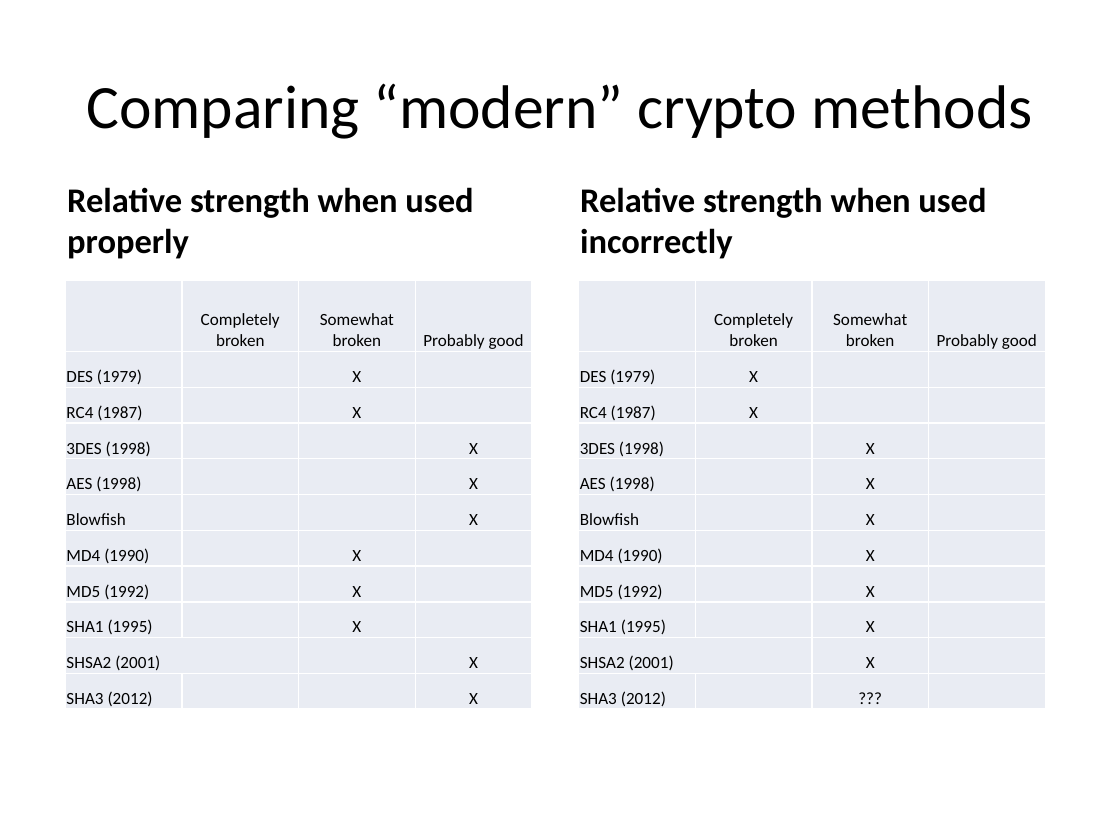
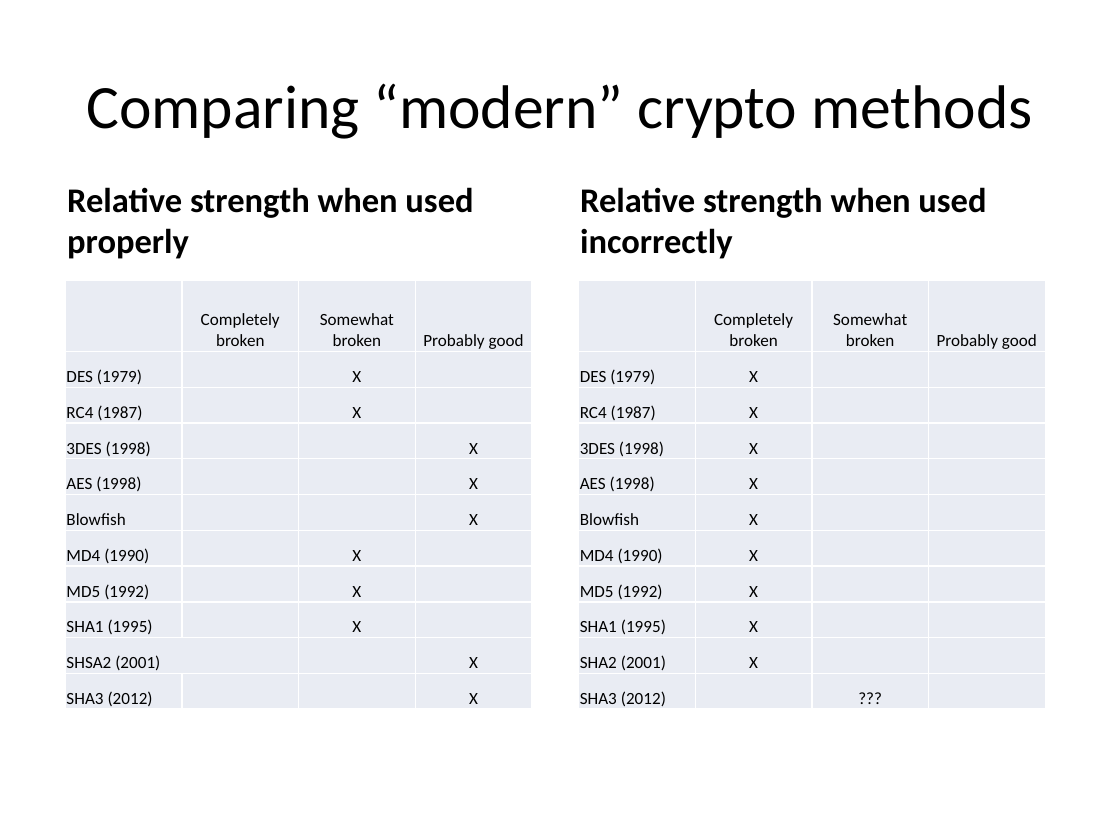
Before and after one commit to iagox86/2013-02-Shmoocon-talk, a slide deck: slide 5 of Shmoocon.pptx (slide 14 before the commit). Drawn at 1120x840 pixels with LibreOffice and Linux fonts; fonts in the diff are those of the drawing. Boxes give left, top, right and bottom in pixels: in the first picture for what was removed or moved away, otherwise in the second. Text is boxed around its words. In the diff, an @@ line names an element or a change of style, - is before the commit and + after.

```diff
--- a/Shmoocon.pptx
+++ b/Shmoocon.pptx
@@ table at (579, 280, 1045, 710) @@
-row 4, column 2: 
+row 4, column 2: X
-row 4, column 3: X
+row 4, column 3: 
-row 5, column 2: 
+row 5, column 2: X
-row 5, column 3: X
+row 5, column 3: 
-row 6, column 2: 
+row 6, column 2: X
-row 6, column 3: X
+row 6, column 3: 
-row 7, column 2: 
+row 7, column 2: X
-row 7, column 3: X
+row 7, column 3: 
-row 8, column 2: 
+row 8, column 2: X
-row 8, column 3: X
+row 8, column 3: 
-row 9, column 2: 
+row 9, column 2: X
-row 9, column 3: X
+row 9, column 3: 
-row 10: SHSA2 (2001) |  | X | 
+row 10: SHA2 (2001) | X |  | 
```
Also in this commit, not shown: 8 other slides changed, 34 slides added, 5 slides removed, 8 other files.
